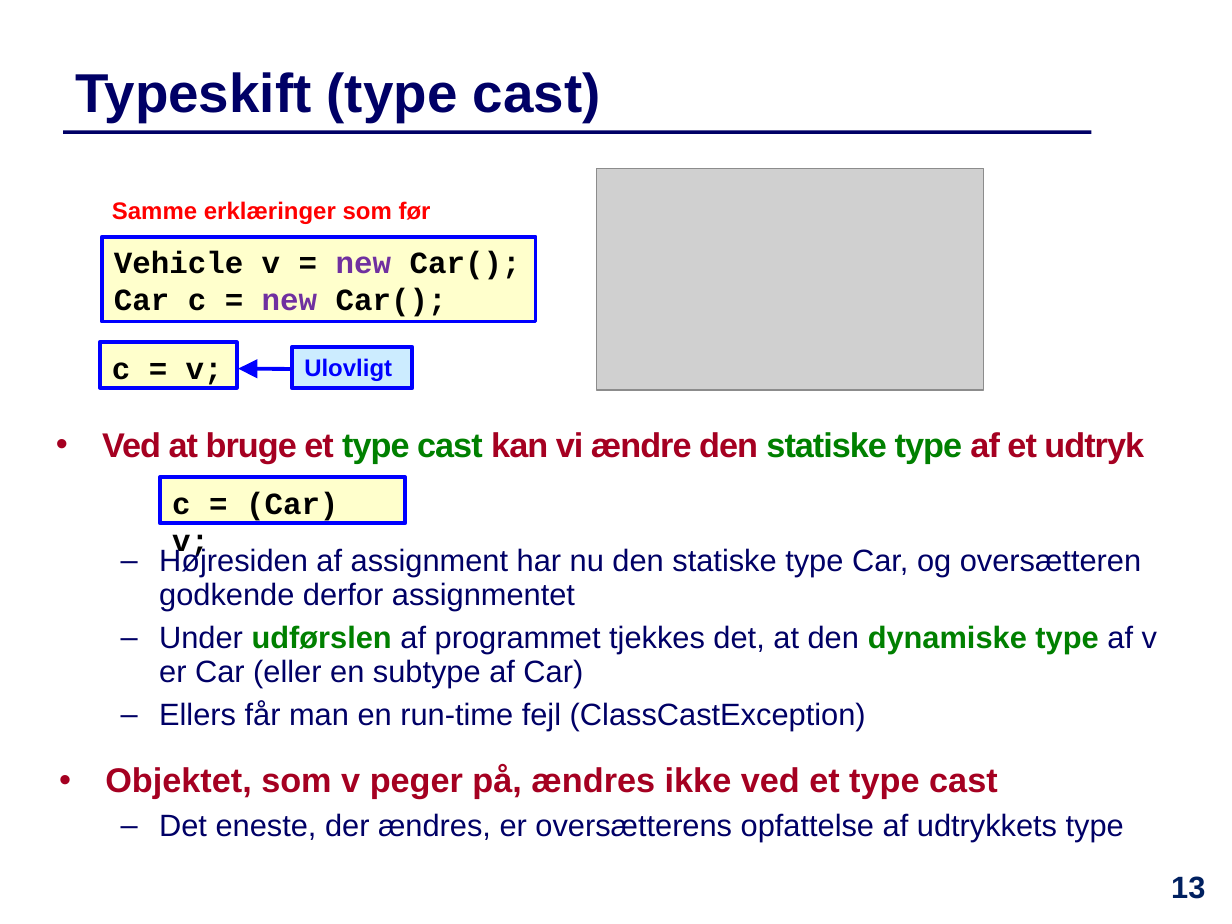
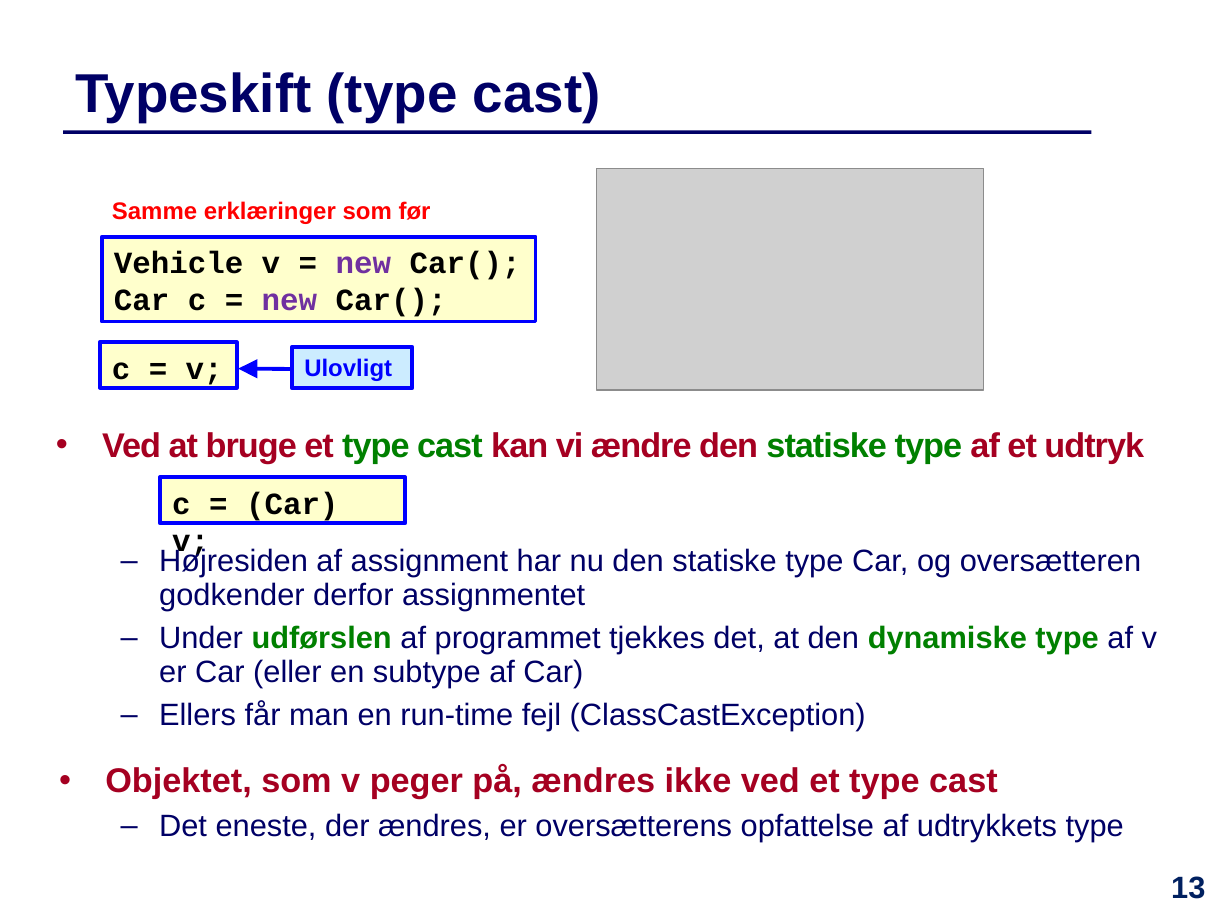
Before and after one commit to IntProgAU/Materiale, a slide deck: slide 13 of web/e21/uge_11/Slides-Uge11.pptx. Drawn at 1232x924 pixels with LibreOffice and Linux fonts; fonts in the diff are those of the drawing; grey boxes stand for pictures. Boxes give left, top, right and bottom in pixels: in the first picture for what was removed or moved away, otherwise in the second. Text is boxed around its words. In the diff, an @@ line names an element or a change of style, - is before the commit and + after.

```diff
--- a/web/e21/uge_11/Slides-Uge11.pptx
+++ b/web/e21/uge_11/Slides-Uge11.pptx
@@ text at box(159, 547, 1141, 610): text changed @@
-  – Højresiden af assignment har nu den statiske type Car, og oversætteren godkende derfor assignmentet
+  – Højresiden af assignment har nu den statiske type Car, og oversætteren godkender derfor assignmentet
```
Also in this commit, not shown: 1 other slide changed, 1 other file.
